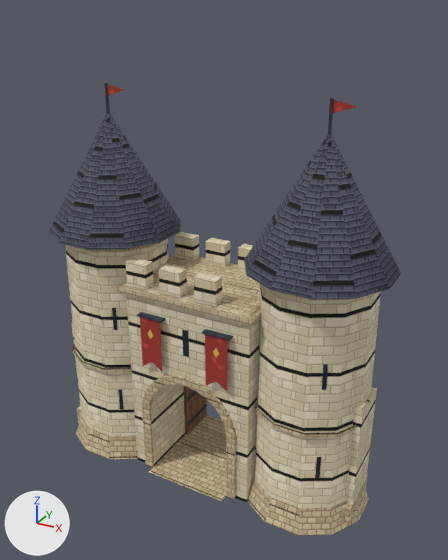
The glTF model godot/assets/blender/town_gate_0.glb: old version first, new version second.
Camera for both pictures: a 50 mm lens placed at (10.04, -17.27, 16.34), pointed at (0.47, 0.13, 7.64). Lighting does not change. The marker at lower left points along +X, +Y and +Z. The first picture is the older version. Vertices at exactly the same position are counted once.

In view in the first picture: 'town_gate_1'.
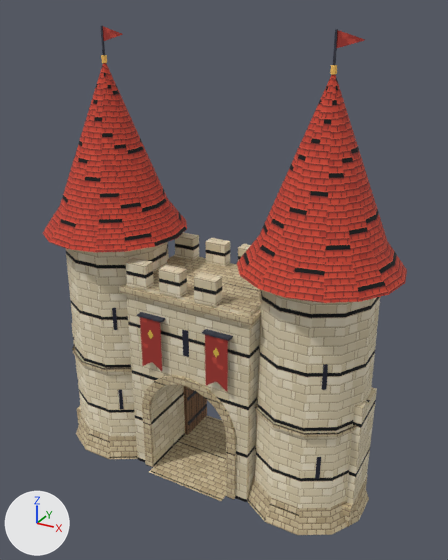
Where the change shows, as pixel boxes [x1, y1, x2, y2] in the pictures (448 x 560 px; the box of a moved part takes in the faces that stretch with it):
'town_gate_1', reshaped (13% taller)
    before: [48, 83, 401, 535]
    after: [43, 25, 407, 535]
part 1 of me_town_gate_1, moved or reshaped
    before: [104, 83, 110, 113]
    after: [101, 25, 105, 56]
part 2 of me_town_gate_1, moved or reshaped
    before: [328, 98, 334, 134]
    after: [333, 29, 338, 66]
part 3 of me_town_gate_1, rebuilt (8% wider, 38% taller)
    before: [48, 113, 181, 250]
    after: [43, 63, 187, 252]
part 4 of me_town_gate_1, rebuilt (8% wider, 39% taller)
    before: [244, 134, 401, 299]
    after: [237, 74, 407, 303]
part 5 of me_town_gate_1, added
    after: [101, 55, 107, 63]
part 6 of me_town_gate_1, added
    after: [330, 65, 337, 74]
part 7 of me_town_gate_1, deleted
    before: [107, 84, 123, 95]
part 8 of me_town_gate_1, deleted
    before: [332, 99, 356, 113]
part 9 of me_town_gate_1, added
    after: [103, 26, 365, 48]

The edits, one by one:
Picture 'pw_brass' (img_pw_brass) is new.
Picture 'pw_tile_red' (img_pw_tile_red) is new.
Material 'pw_brass' (mat_pw_brass) is new.
Its texture is img_pw_brass.
Its roughness is 0.9.
Material 'pw_tile_red' (mat_pw_tile_red) is new.
Its texture is img_pw_tile_red.
Its roughness is 0.9.
me_town_gate_1 is used by ob_town_gate_1; location (0.0, 0.0, 0.0).
Verts and faces of me_town_gate_1; kept vertices keep their numbers, new ones are numbered from 2336.
me_town_gate_1 had 2336 vertices, 3458 faces and spanned x -6.37..6.37, y -2.37..2.37, z 0.0..14.0.
me_town_gate_1 now has 2512 vertices, 3774 faces and spans x -6.65..6.65, y -2.65..2.65, z 0.0..15.8.
me_town_gate_1 part 1: the loose piece of 18 vertices spanning x -4.04..-3.96, y -0.04..0.04, z 13.0..14.0 is scaled about its middle by (0.75, 0.75, 1.1), then moved by (0.0, 0.0, 1.75).
me_town_gate_1 part 2: the loose piece of 18 vertices spanning x 3.96..4.04, y -0.04..0.04, z 13.0..14.0 is scaled about its middle by (0.75, 0.75, 1.1), then moved by (0.0, 0.0, 1.75).
me_town_gate_1 part 3: the loose piece of 25 vertices spanning x -6.37..-1.63, y -2.37..2.37, z 8.9..13.1 is rebuilt with 73 vertices and now spans x -6.65..-1.35, y -2.65..2.65, z 8.9..14.7.
me_town_gate_1 part 4: the loose piece of 25 vertices spanning x 1.63..6.37, y -2.37..2.37, z 8.9..13.1 is rebuilt with 73 vertices and now spans x 1.35..6.65, y -2.65..2.65, z 8.9..14.7.
me_town_gate_1 part 5: a new loose piece of 40 vertices spanning x -4.09..-3.91, y -0.09..0.09, z 14.65..14.88.
me_town_gate_1 part 6: a new loose piece of 40 vertices spanning x 3.91..4.09, y -0.09..0.09, z 14.65..14.88.
me_town_gate_1 part 7: the loose piece of 3 vertices spanning x -3.96..-3.25, y 0.0, z 13.6..13.98 is deleted.
me_town_gate_1 part 8: the loose piece of 3 vertices spanning x 4.04..4.75, y 0.0, z 13.6..13.98 is deleted.
Part 9, on me_town_gate_1:
New vertex 2336 is at (-3.97, 0.0, 15.32), pixel (103, 41).
New vertex 2337 is at (-3.97, 0.01, 15.32), pixel (103, 41).
New vertex 2338 is at (4.03, 0.0, 15.32), pixel (336, 48).
New vertex 2339 is at (4.03, 0.01, 15.32), pixel (336, 48).
New vertices 2340 to 2343 stand at vertices 2336 to 2339, in that order, plus (0.0, 0.0, 0.46).
New vertices 2344 to 2347 stand at vertices 2340 to 2343, in that order, plus (0.82, 0.0, -0.23).
New faces: (2336, 2344, 2340), (2337, 2341, 2345), (2338, 2346, 2342), (2339, 2343, 2347) (mat_pw_cloth_red (picture img_pw_cloth_red)).
Other edits to the shape of me_town_gate_1 do not show in these pictures.
me_town_gate_1 no longer uses material mat_pw_slate (picture img_pw_slate).
me_town_gate_1 gains material mat_pw_tile_red (picture img_pw_tile_red).
me_town_gate_1 gains material mat_pw_brass (picture img_pw_brass).
